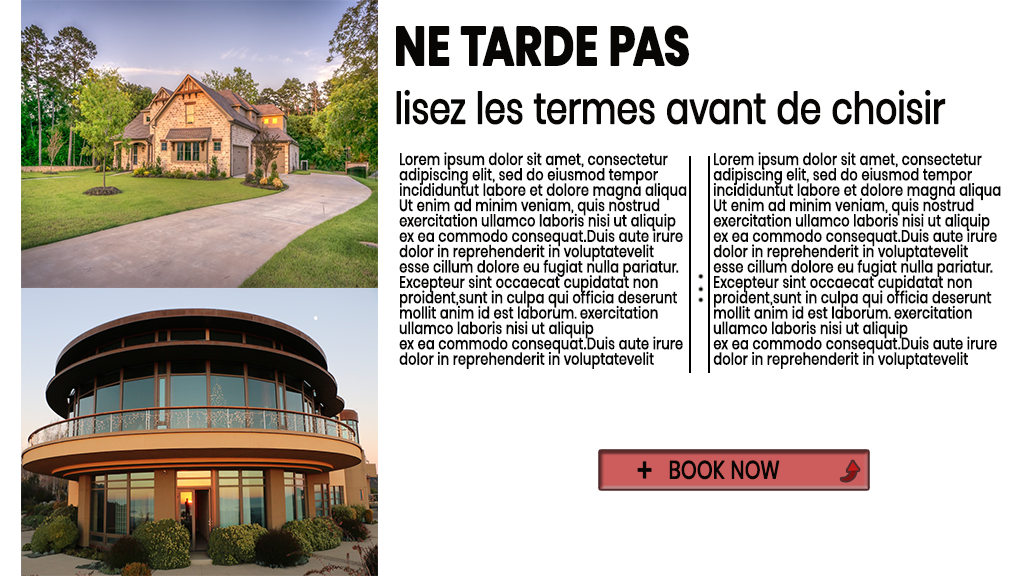
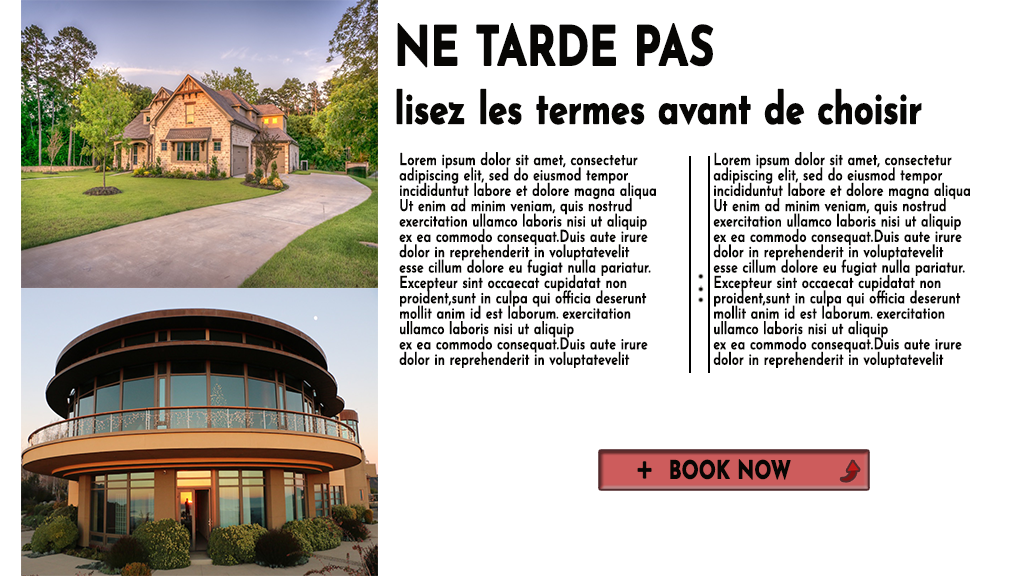
Revision of a layered (1024, 576) image; what changed, layer by layer:
painted on "BOOK NOW" over (x1=669, y1=459, x2=791, y2=480)
renamed "Lorem ipsum dolor sit amet, consectetur adipiscing elit, sed d copie" to "Lorem ipsum dolor sit amet, consectetur adipiscing elit, sed d", painted on it over (x1=713, y1=152, x2=1001, y2=369)
painted on "Lorem ipsum dolor sit amet, consectetur adipiscing elit, sed d" (2nd of 2, in "Plan de travail 1" › "text area") over (x1=399, y1=152, x2=687, y2=369)
painted on "lisez les termes avant de choisir" over (x1=396, y1=88, x2=946, y2=125)
painted on "NE TARDE PAS" over (x1=396, y1=23, x2=714, y2=68)
